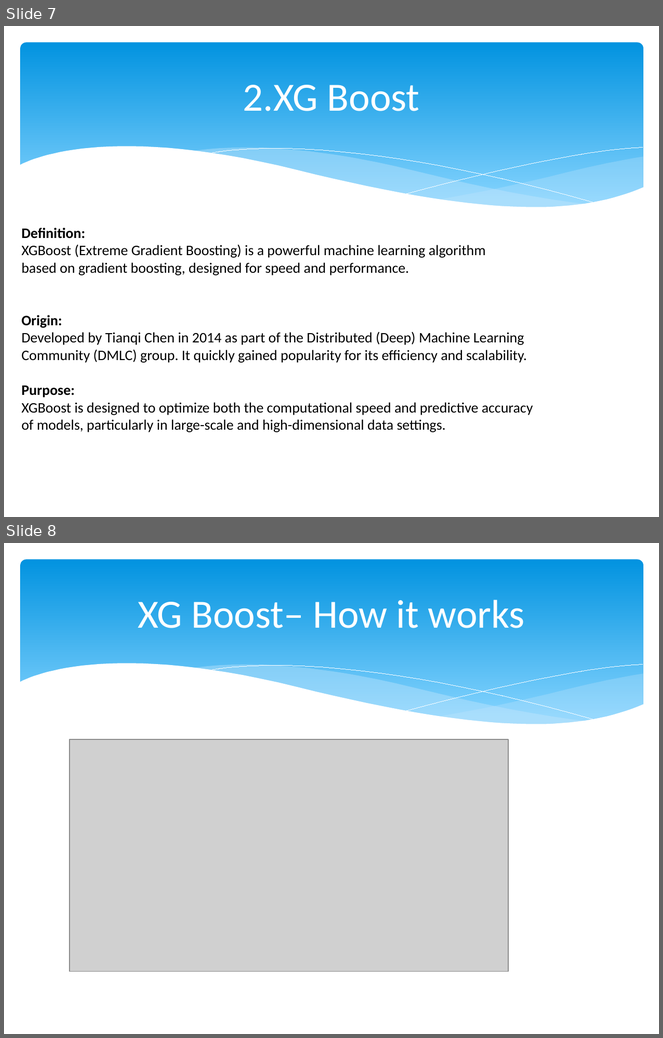
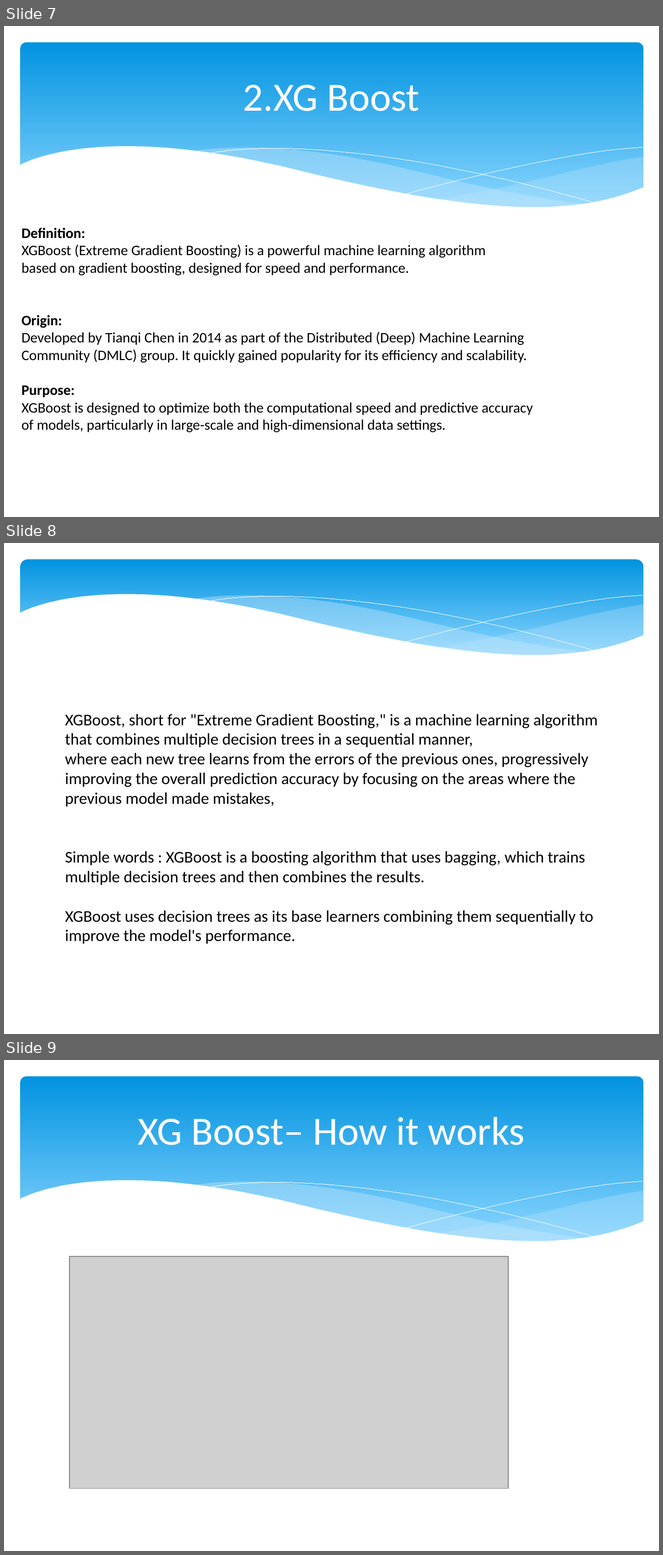
Before and after one commit to Kuppusamy104/Machine-Learning, a slide deck: 7.Boosting Algorithm/Boosting Algorithms-Ada-XG-LG.pptx. Shown one above the other, each under a label of ours: slides 7 and 8 before the commit, slides 7, 8 and 9 after it. The pictures are 663x1038 and 663x1555 pixels, drawn with LibreOffice and Linux fonts; fonts in the diff are those of the drawing; grey boxes stand for pictures. Boxes give left, top, right and bottom in pixels: in the first picture for what was removed or moved away, otherwise in the second. Text is boxed around its words. In the diff, an @@ line names an element or a change of style, - is before the commit and + after.

```diff
--- a/7.Boosting Algorithm/Boosting Algorithms-Ada-XG-LG.pptx
+++ b/7.Boosting Algorithm/Boosting Algorithms-Ada-XG-LG.pptx
@@ slide 8 added at <box>4,543,659,1034</box>, background #FFFFFF @@
@@ rounded rectangle added at <box>21,560,644,662</box>, fill gradient #0293E0 to #83D3FE @@
@@ group added at <box>19,594,644,689</box>: 5 freeform shapes @@
@@ text added at <box>65,714,598,944</box>, 18 pt, text #000000 @@
+XGBoost, short for "Extreme Gradient Boosting," is a machine learning algorithm that combines multiple decision trees in a sequential manner,
+where each new tree learns from the errors of the previous ones, progressively improving the overall prediction accuracy by focusing on the areas where the previous model made mistakes,
+Simple words : XGBoost is a boosting algorithm that uses bagging, which trains multiple decision trees and then combines the results.
+XGBoost uses decision trees as its base learners combining them sequentially to improve the model's performance.
@@ what was slide 8 is now slide 9 @@
```
Also in this commit, not shown: 1 slide changed, 3 other slides added, 20 other files.
